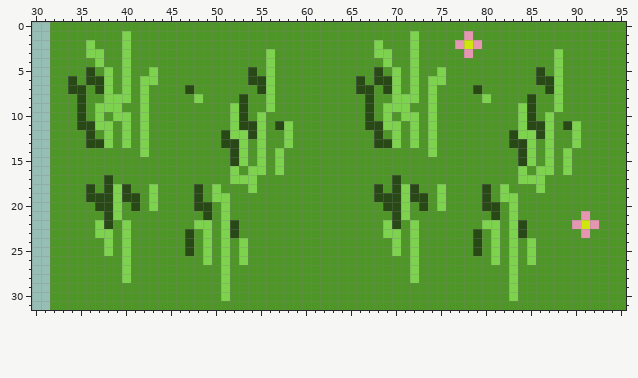
Two versions of one sprite sheet, sprites/spr_herbe_fleur/layers/a9f5276b-2373-45d7-9e30-e33d8eb2349f/df663427-b179-4680-a8c0-854a27d16200.png. That is the earlier state.
The file is 96x32 pixels. Shown: x 30..95, y 0..31.
Once edited:
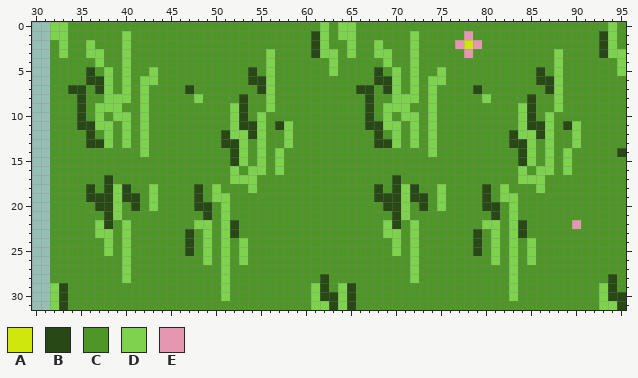
Palette (. is transparent): A #d0e70e  B #284816  C #4e9627  D #7dd24e  E #e597b2
Change:
Changed rows in their new state; - is an unchanged pixel.
first column x 32:
 0 DD----------------------------D-DD----------------------------D-
 1 DD---------------------------BD-DD---------------------------BD-
 2 -D---------------------------BD--D---------------------------BD-
 3 -D---------------------------BDD-D---------------------------BDD
 4 -------------------------------D-------------------------------D
 5 -------------------------------D-------------------------------D
 6 --C-------------------------------C-----------------------------
first column x 95:
14 B
first column x 91:
21 C-
22 CC
23 C-
first column x 32:
28 ------------------------------B-------------------------------B-
29 DB---------------------------DB-DB---------------------------DB-
30 DB---------------------------DBBDB---------------------------DBB
31 DB---------------------------DDBDB---------------------------DDB
Pixel boxes of the changes (left, top, right, bottom) in both pictures:
changed: (50, 22, 77, 85)
changed: (311, 22, 365, 85)
changed: (599, 22, 626, 76)
changed: (617, 148, 626, 157)
changed: (581, 211, 599, 238)
changed: (311, 274, 356, 310)
changed: (599, 274, 626, 310)
changed: (50, 283, 68, 310)
